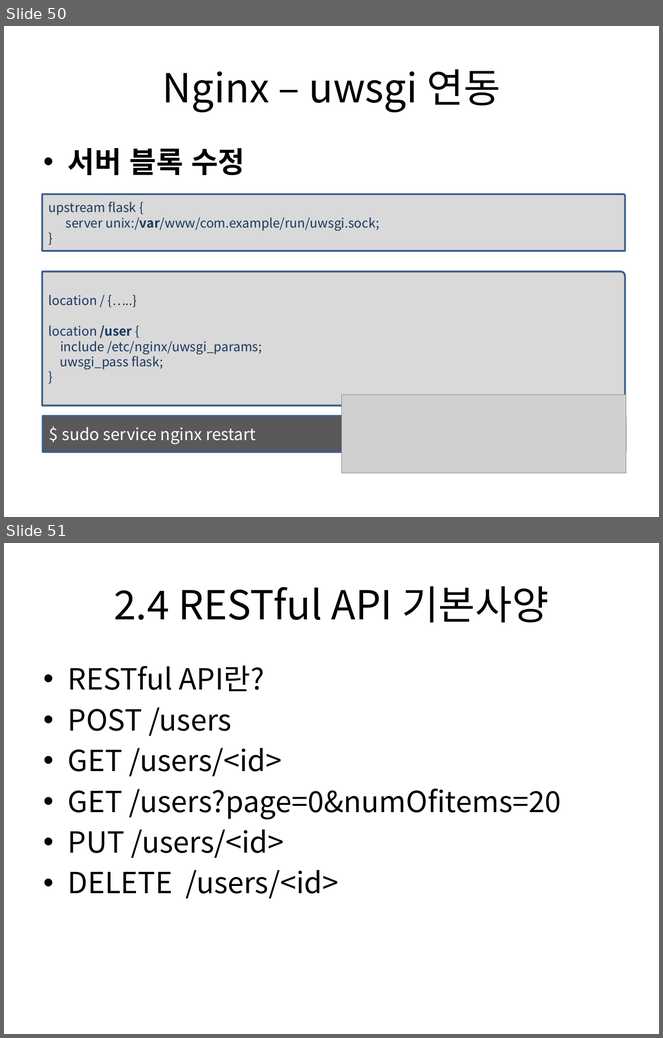
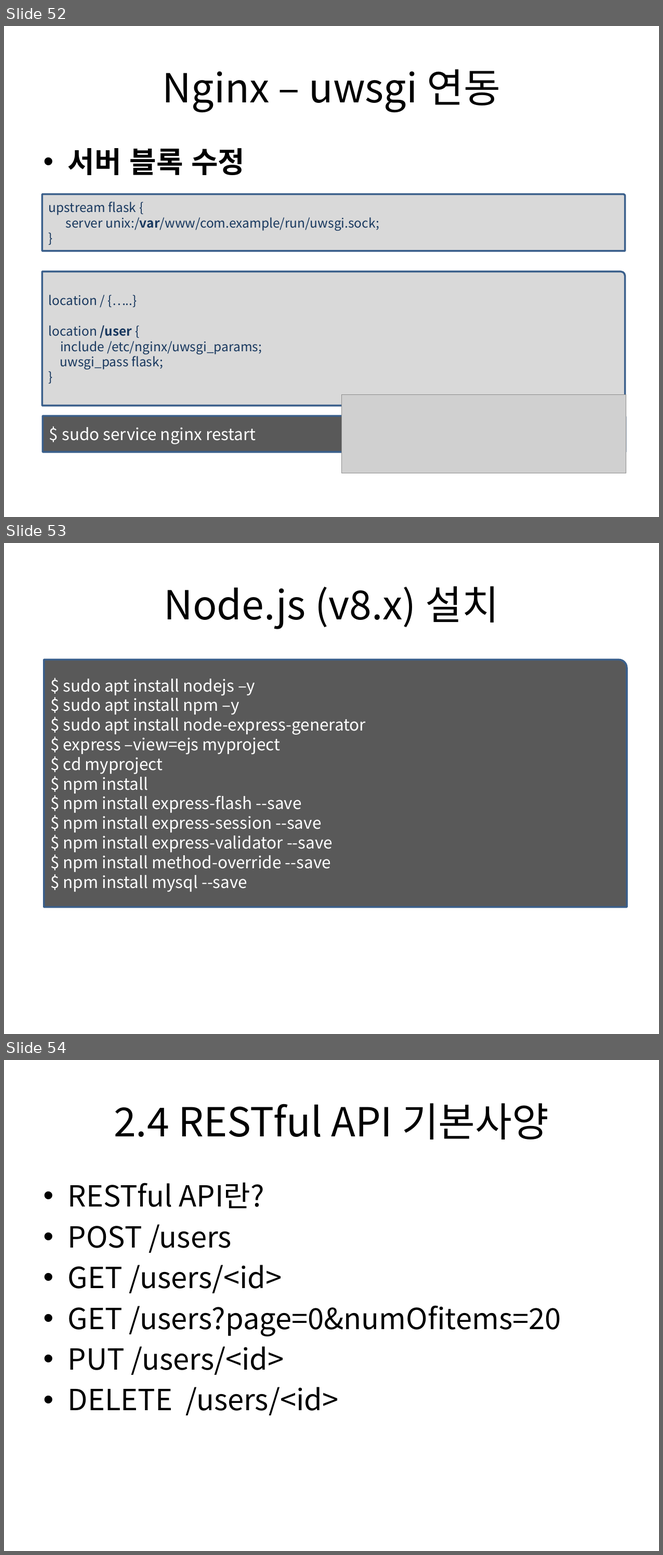
Before and after one commit to tuxxon/android_dev_lecture, a slide deck: 01.안드로이드 모바일 앱 개발-백엔드-안국환.pptx. Shown one above the other, each under a label of ours: slides 50 and 51 before the commit, slides 52, 53 and 54 after it. The pictures are 663x1038 and 663x1555 pixels, drawn with LibreOffice and Linux fonts; fonts in the diff are those of the drawing; grey boxes stand for pictures. Boxes give left, top, right and bottom in pixels: in the first picture for what was removed or moved away, otherwise in the second. Text is boxed around its words. In the diff, an @@ line names an element or a change of style, - is before the commit and + after.

```diff
--- a/01.안드로이드 모바일 앱 개발-백엔드-안국환.pptx
+++ b/01.안드로이드 모바일 앱 개발-백엔드-안국환.pptx
@@ slide 53 added at box(4, 543, 659, 1034), background #FFFFFF @@
@@ title added at box(164, 586, 500, 629), 44 pt, text #000000 @@
+Node.js (v8.x) 설치
@@ round rect added at box(44, 659, 627, 908), fill #595959, outline #3A5F8C 2 pt, 18 pt, text #FFFFFF @@
+$ sudo apt install nodejs –y
+$ sudo apt install npm –y
+$ sudo apt install node-express-generator
+$ express –view=ejs myproject
+$ cd myproject
+$ npm install
+$ npm install express-flash --save
+$ npm install express-session --save
+$ npm install express-validator --save
+$ npm install method-override --save
+$ npm install mysql --save
@@ what was slide 50 is now slide 52 @@
@@ what was slide 51 is now slide 54 @@
```
Also in this commit, not shown: 1 slide changed, 2 other slides added.
